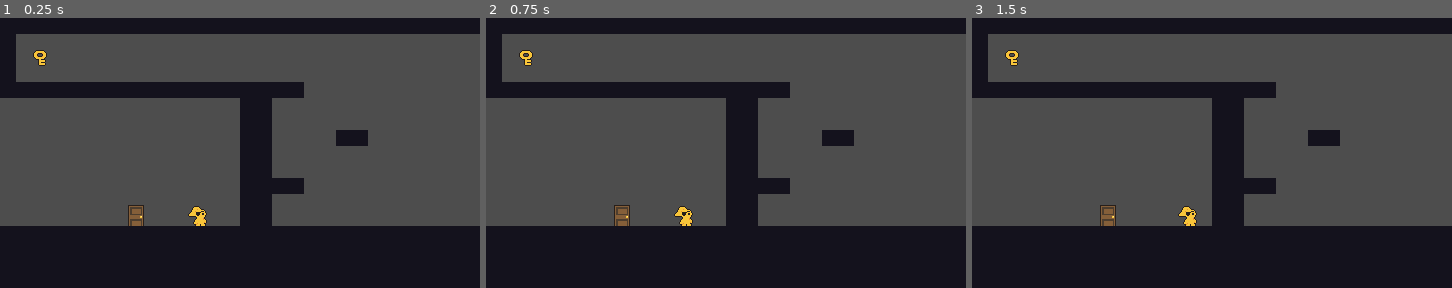
Above: before the commit, frames 1-3 (left to right).
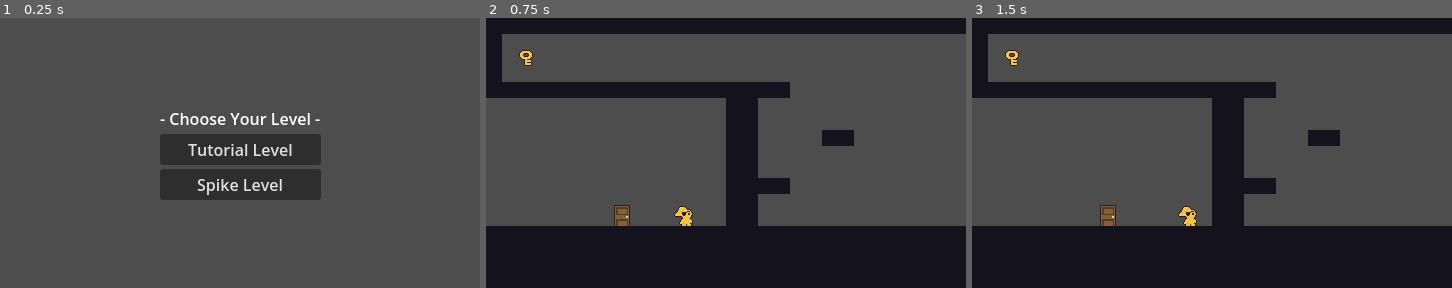
Above: after the commit, the same moments.

Repository: DapperTurtle/EndlessHallways
Game: Godot game, scene res://level_select.tscn
Same seed, same stepped clock (60 frames per second), same inputs: the game is played once before the commit and once after it. Before the commit the project starts from res://levels/tutorial/1.tscn.
Inputs (mouse positions are in pixels of both pictures, inside the frame that each line leads up to):
- Up to frame 1 (0.25 s): no input
- Up to frame 2 (0.75 s): click (726, 150) at 0.5 s, where only the run after the commit has a clickable "Tutorial Level"
- Up to frame 3 (1.5 s): tap Enter at 1.25 s; hold Right (right) from 1.28 s (still down)

The runs differ from the first frame. In frame 1, 44% of the frame differs, in the area x 0-100%, y 0-100%; in frame 2, nothing differs; in frame 3, nothing differs.

Commit message:
level select

Diff:
--- a/endless_hallways/entities/door/door.gd
+++ b/endless_hallways/entities/door/door.gd
@@ -31,5 +31,6 @@
 
 
 func _on_area_entered(area):
-	open = true
-	Global.emit_signal("door_unlock")
+	if area.is_in_group("key"):
+		open = true
+		Global.emit_signal("door_unlock")
--- /dev/null
+++ b/endless_hallways/level_select.gd
@@ -0,0 +1,19 @@
+extends Control
+
+
+# Called when the node enters the scene tree for the first time.
+func _ready():
+	pass # Replace with function body.
+
+
+# Called every frame. 'delta' is the elapsed time since the previous frame.
+func _process(delta):
+	pass
+
+
+func _on_tutorial_pressed():
+	get_tree().change_scene_to_file("res://levels/tutorial/1.tscn")
+
+
+func _on_spike_pressed():
+	get_tree().change_scene_to_file("res://levels/spike/1.tscn")
--- /dev/null
+++ b/endless_hallways/level_select.tscn
@@ -0,0 +1,41 @@
+[gd_scene load_steps=2 format=3 uid="uid://xuidekg6lsgo"]
+
+[ext_resource type="Script" uid="uid://cxwnunsqdft7r" path="res://level_select.gd" id="1_il3u1"]
+
+[node name="LevelSelect" type="Control"]
+layout_mode = 3
+anchors_preset = 15
+anchor_right = 1.0
+anchor_bottom = 1.0
+grow_horizontal = 2
+grow_vertical = 2
+script = ExtResource("1_il3u1")
+
+[node name="VBoxContainer" type="VBoxContainer" parent="."]
+layout_mode = 1
+anchors_preset = 8
+anchor_left = 0.5
+anchor_top = 0.5
+anchor_right = 0.5
+anchor_bottom = 0.5
+offset_left = -20.0
+offset_top = -20.0
+offset_right = 20.0
+offset_bottom = 20.0
+grow_horizontal = 2
+grow_vertical = 2
+
+[node name="Label" type="Label" parent="VBoxContainer"]
+layout_mode = 2
+text = "- Choose Your Level -"
+
+[node name="Tutorial" type="Button" parent="VBoxContainer"]
+layout_mode = 2
+text = "Tutorial Level"
+
+[node name="Spike" type="Button" parent="VBoxContainer"]
+layout_mode = 2
+text = "Spike Level"
+
+[connection signal="pressed" from="VBoxContainer/Tutorial" to="." method="_on_tutorial_pressed"]
+[connection signal="pressed" from="VBoxContainer/Spike" to="." method="_on_spike_pressed"]
--- a/endless_hallways/levels/tutorial/12.tscn
+++ b/endless_hallways/levels/tutorial/12.tscn
@@ -12,6 +12,7 @@
 
 [node name="Door" parent="." instance=ExtResource("2_ds7pu")]
 position = Vector2(160, 40)
+next_level = "res://level_select.tscn"
 
 [node name="Player" parent="." instance=ExtResource("3_xcitx")]
 position = Vector2(192, 232)
--- a/endless_hallways/project.godot
+++ b/endless_hallways/project.godot
@@ -11,7 +11,7 @@
 [application]
 
 config/name="Endless Hallways"
-run/main_scene="uid://1hrp0w63pqxi"
+run/main_scene="uid://xuidekg6lsgo"
 config/features=PackedStringArray("4.5", "Mobile")
 config/icon="res://icon.svg"
 
Not shown, added: endless_hallways/level_select.gd.uid
